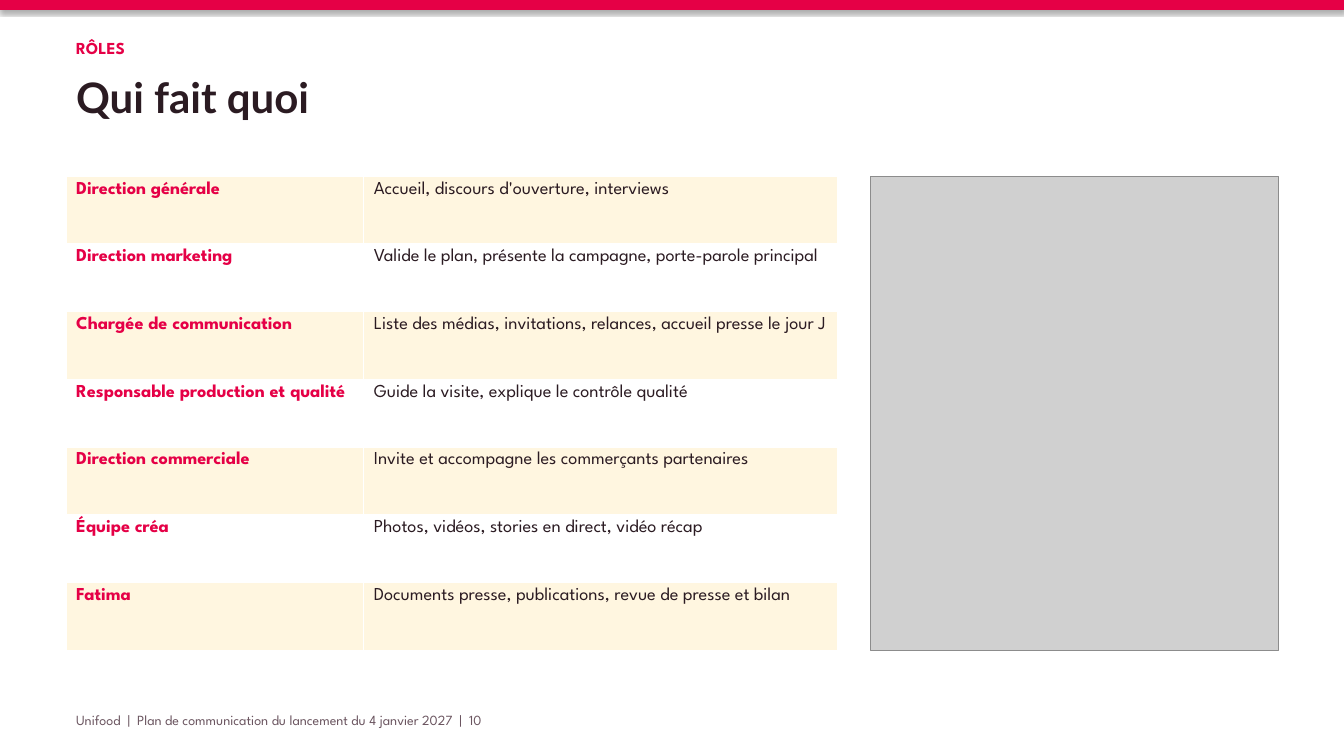
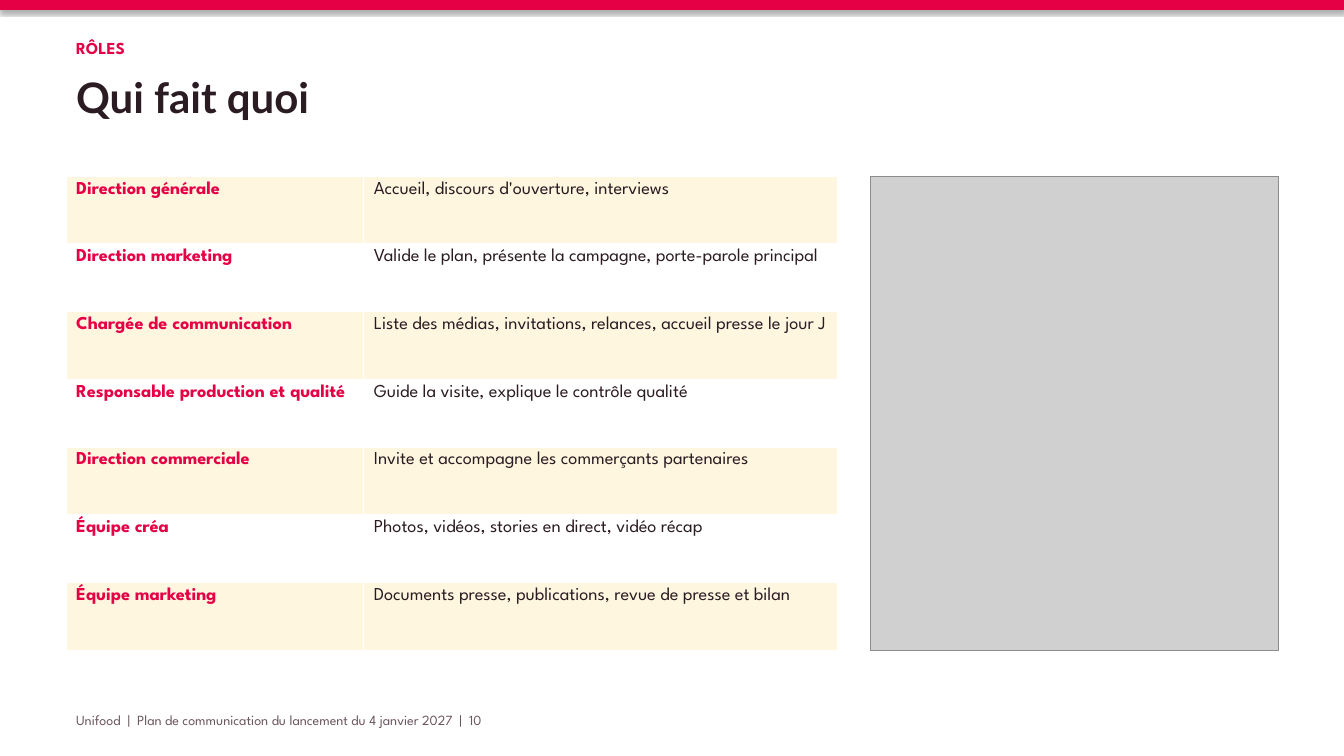
Before and after one commit to leslita06/fatima-unifood-fictif, a slide deck: slide 10 of campagne-janv-2027/plan-com-evenement_v1.pptx. Drawn at 1344x756 pixels with LibreOffice and Linux fonts; fonts in the diff are those of the drawing; grey boxes stand for pictures. Boxes give left, top, right and bottom in pixels: in the first picture for what was removed or moved away, otherwise in the second. Text is boxed around its words. In the diff, an @@ line names an element or a change of style, - is before the commit and + after.

Commit message:
Plan com evenement (roles)

```diff
--- a/campagne-janv-2027/plan-com-evenement_v1.pptx
+++ b/campagne-janv-2027/plan-com-evenement_v1.pptx
@@ table at (x1=67, y1=176, x2=838, y2=650) @@
-row 7, column 1: Fatima
+row 7, column 1: Équipe marketing
```
